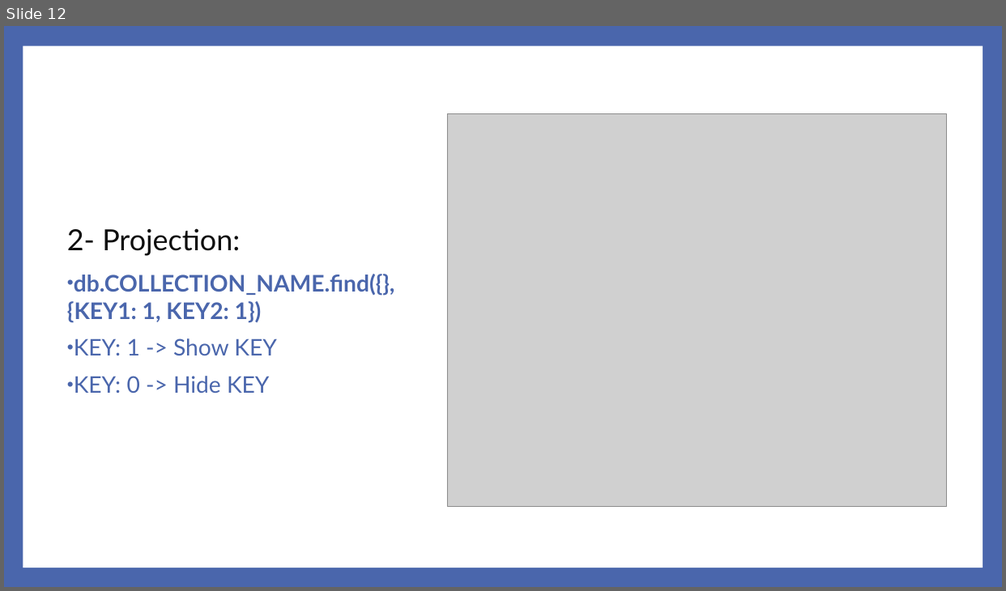
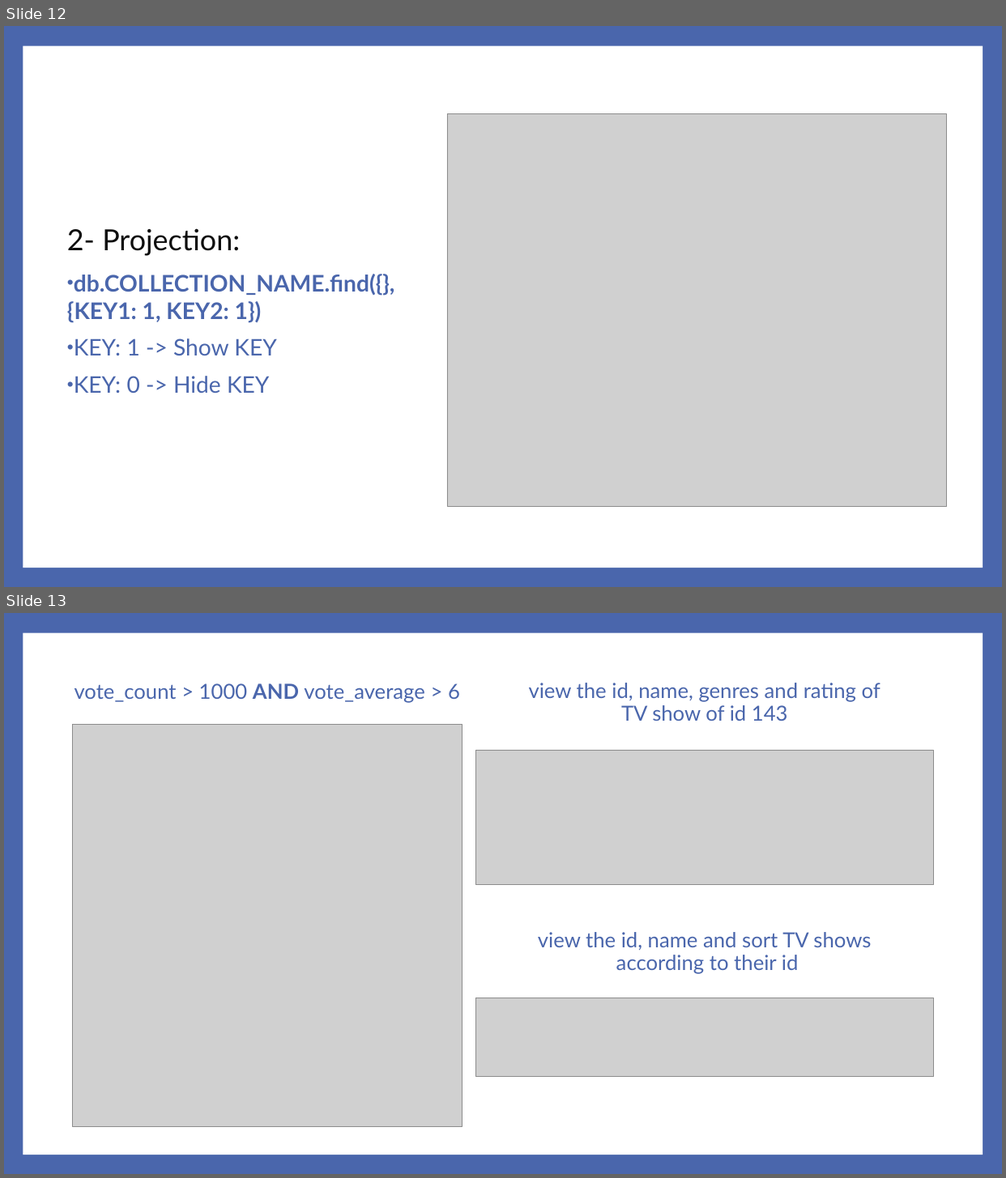
Before and after one commit to abedafnan/MonogoDB-Project, a slide deck: MongoDB Project.pptx. Shown one above the other, each under a label of ours: slide 12 before the commit, slides 12 and 13 after it. The pictures are 1006x591 and 1006x1178 pixels, drawn with LibreOffice and Linux fonts; fonts in the diff are those of the drawing; grey boxes stand for pictures. Boxes give left, top, right and bottom in pixels: in the first picture for what was removed or moved away, otherwise in the second. Text is boxed around its words. In the diff, an @@ line names an element or a change of style, - is before the commit and + after.

```diff
--- a/MongoDB Project.pptx
+++ b/MongoDB Project.pptx
@@ slide 13 added at box(4, 613, 1002, 1174), background #4A66AC; not listed: 1 template element that a slide beside it also shows @@
@@ text added at box(74, 683, 460, 703), 20 pt, text #4A66AC @@
+vote_count > 1000 AND vote_average > 6
@@ text added at box(529, 683, 880, 721), 20 pt, text #4A66AC @@
+view the id, name, genres and rating of
+TV show of id 143
@@ picture added at box(73, 725, 462, 1127) @@
@@ picture added at box(475, 750, 933, 884) @@
@@ text added at box(538, 932, 871, 974), 20 pt, text #4A66AC @@
+view the id, name and sort TV shows
+according to their id
@@ picture added at box(475, 998, 933, 1076) @@
```
Also in this commit, not shown: 1 slide changed, 1 other slide added, 1 slide removed, 2 other files.
